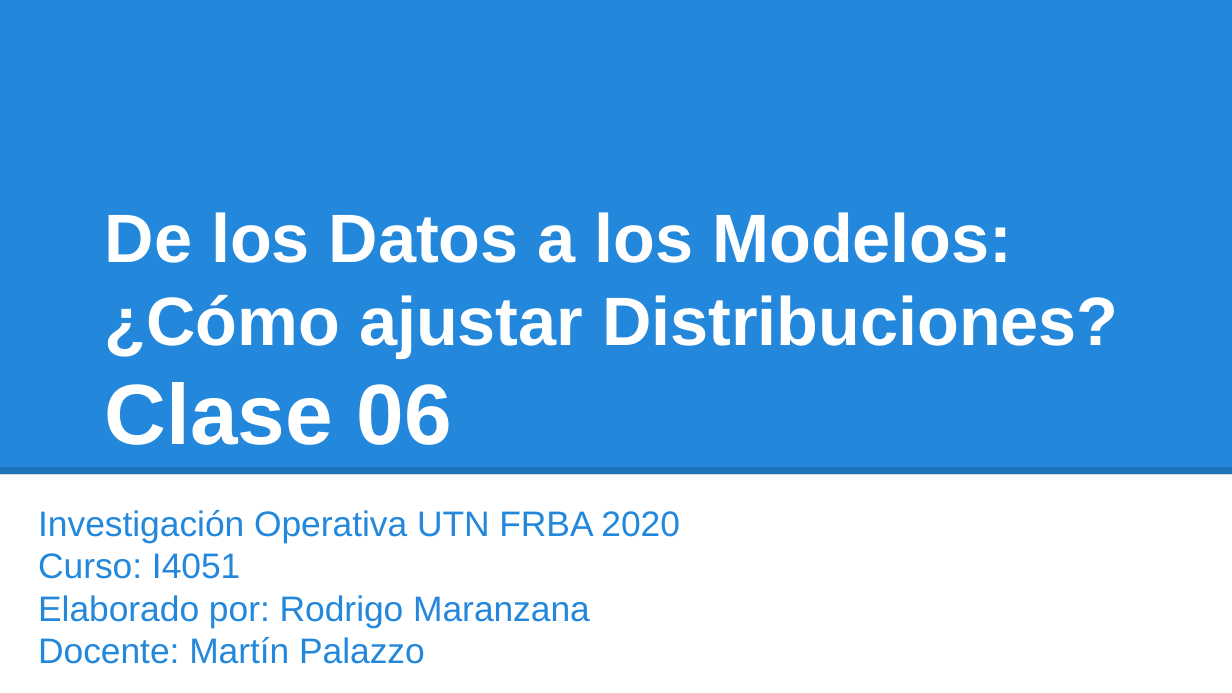
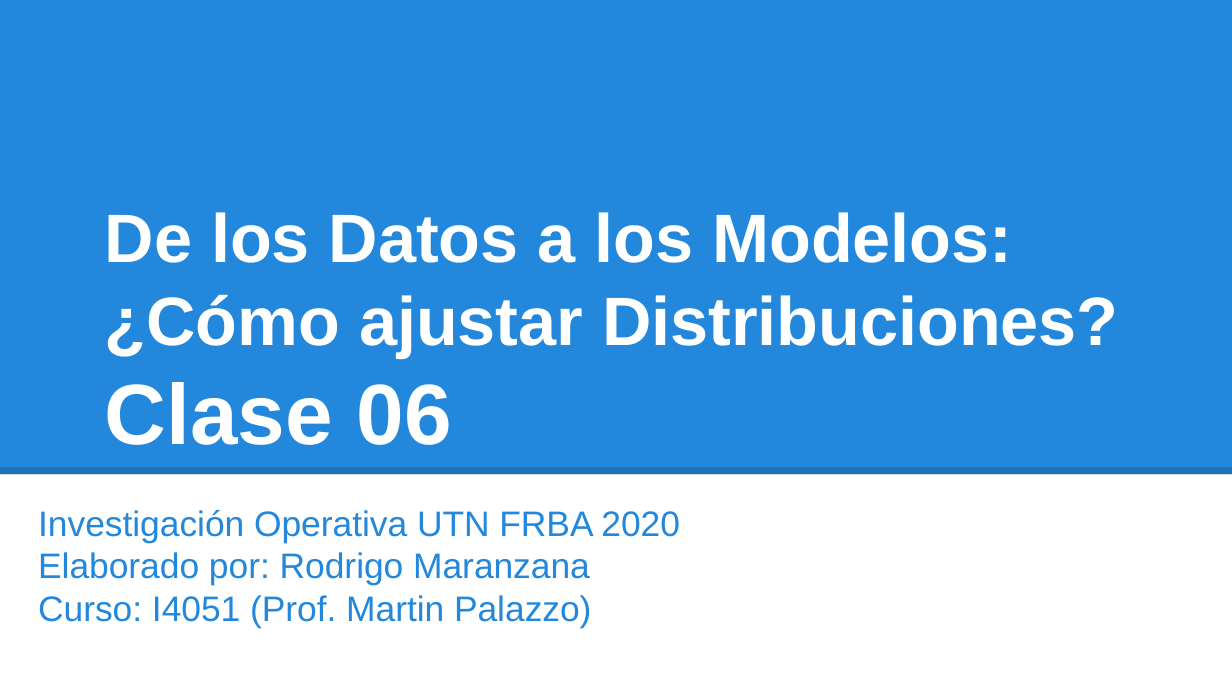
Before and after one commit to investigacion-operativa/pyOperativ, a slide deck: slide 1 of 03_simulacion/casos_codigo/clase06_fit_distribucion_lugones/seminario_max_like.pptx. Drawn at 1232x693 pixels with LibreOffice and Linux fonts; fonts in the diff are those of the drawing. Boxes give left, top, right and bottom in pixels: in the first picture for what was removed or moved away, otherwise in the second. Text is boxed around its words. In the diff, an @@ line names an element or a change of style, - is before the commit and + after.

```diff
--- a/03_simulacion/casos_codigo/clase06_fit_distribucion_lugones/seminario_max_like.pptx
+++ b/03_simulacion/casos_codigo/clase06_fit_distribucion_lugones/seminario_max_like.pptx
@@ subtitle at bbox=[38, 553, 240, 579]: paragraph removed @@
-Curso: I4051
@@ subtitle at bbox=[38, 595, 591, 628]: text changed @@
-Docente: Martín Palazzo
+Curso: I4051 (Prof. Martin Palazzo)
```
Also in this commit, not shown: 1 other file.
